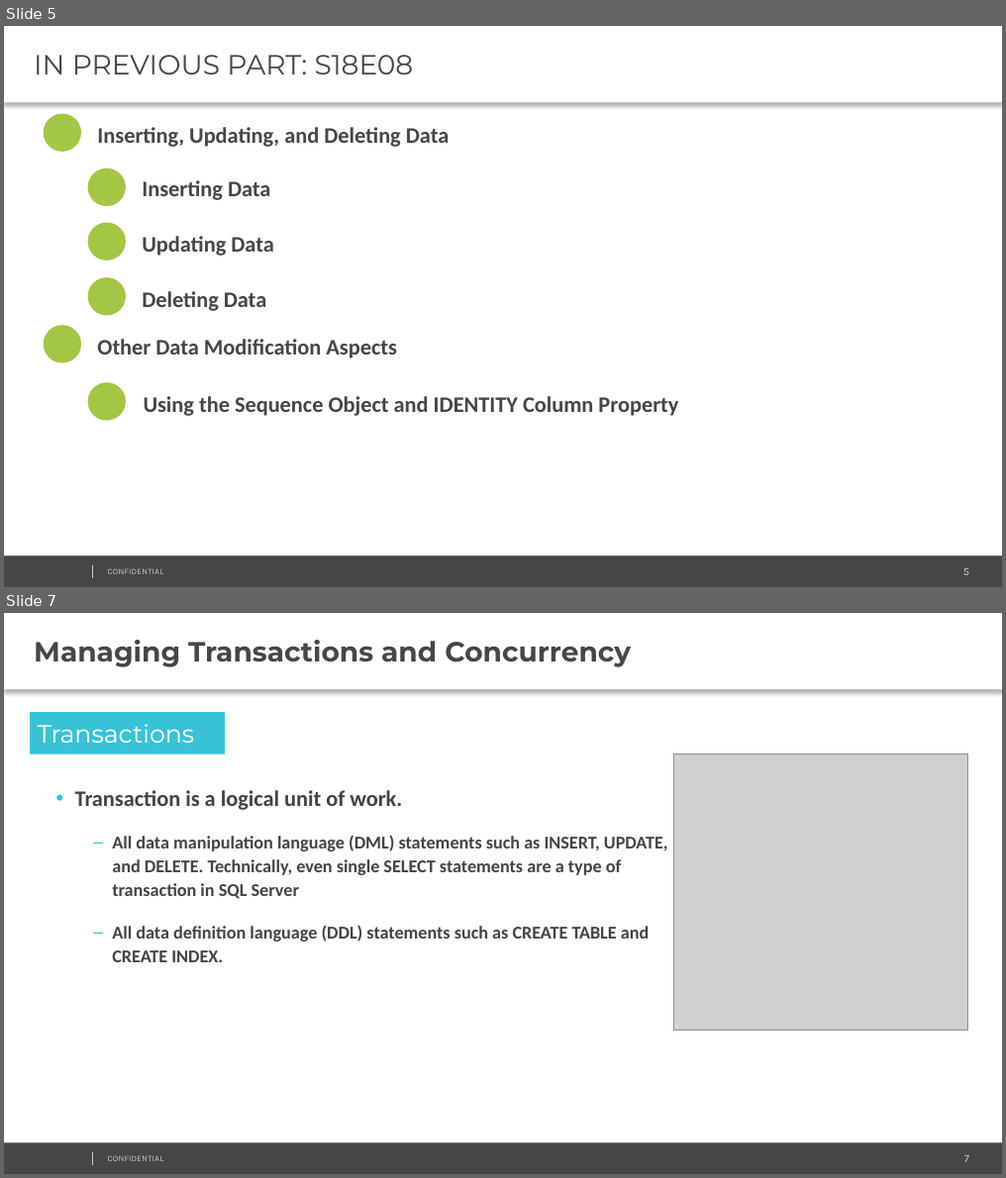
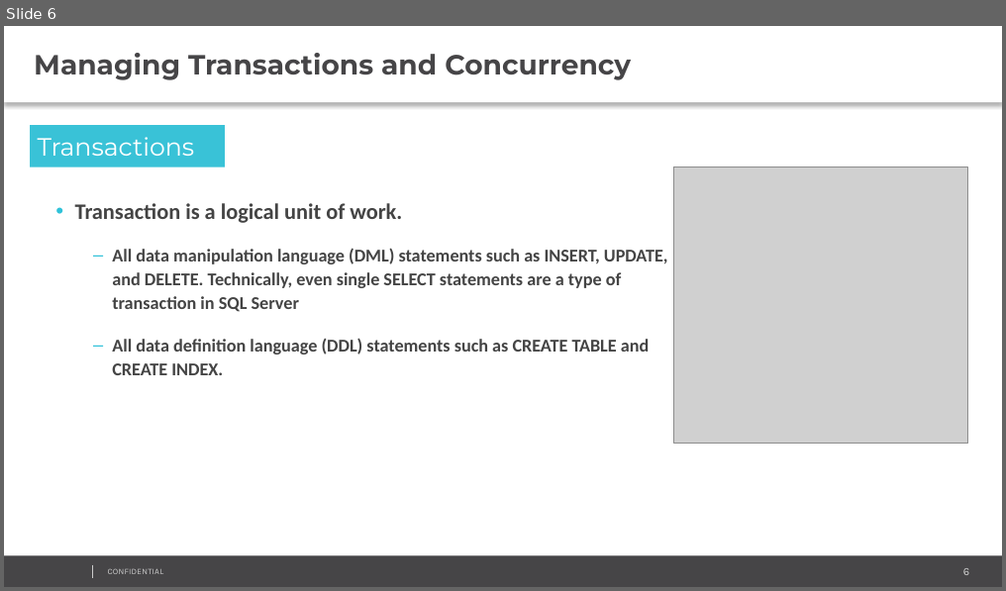
Before and after one commit to AndreyQC/MSBI.Lab, a slide deck: MSBI.Lecture.09/MSBI.Dev.S19E09.pptx. Shown one above the other, each under a label of ours: slides 5 and 7 before the commit, slide 6 after it; the slides between them are not shown. The pictures are 1006x1178 and 1006x591 pixels, drawn with LibreOffice and Linux fonts; fonts in the diff are those of the drawing; grey boxes stand for pictures; background and template pictures are left out. Boxes give left, top, right and bottom in pixels: in the first picture for what was removed or moved away, otherwise in the second. Text is boxed around its words. In the diff, an @@ line names an element or a change of style, - is before the commit and + after.

```diff
--- a/MSBI.Lecture.09/MSBI.Dev.S19E09.pptx
+++ b/MSBI.Lecture.09/MSBI.Dev.S19E09.pptx
@@ slide 5 removed at <box>4,26,1002,587</box>, background #FFFFFF; not listed: 4 template elements that a slide beside it also shows @@
@@ text removed at <box>4,26,1002,103</box> @@
-IN PREVIOUS PART: S18E08
@@ ellipse removed at <box>43,114,81,152</box> @@
@@ text removed at <box>97,127,449,147</box> @@
-Inserting, Updating, and Deleting Data
@@ ellipse removed at <box>88,169,126,206</box> @@
@@ text removed at <box>142,180,270,200</box> @@
-Inserting Data
@@ ellipse removed at <box>88,223,126,261</box> @@
@@ text removed at <box>142,236,273,256</box> @@
-Updating Data
@@ ellipse removed at <box>88,277,126,315</box> @@
@@ text removed at <box>142,291,266,311</box> @@
-Deleting Data
@@ ellipse removed at <box>43,325,81,364</box> @@
@@ text removed at <box>97,339,397,359</box> @@
-Other Data Modification Aspects
@@ ellipse removed at <box>88,382,126,420</box> @@
@@ text removed at <box>144,396,678,416</box> @@
-Using the Sequence Object and IDENTITY Column Property
@@ what was slide 7 is now slide 6 @@
@@ page number at <box>963,569,969,575</box>: text changed @@
-7
+6
```
Also in this commit, not shown: 9 slides changed, 6 slides added, 3 other slides removed, 20 other files.
